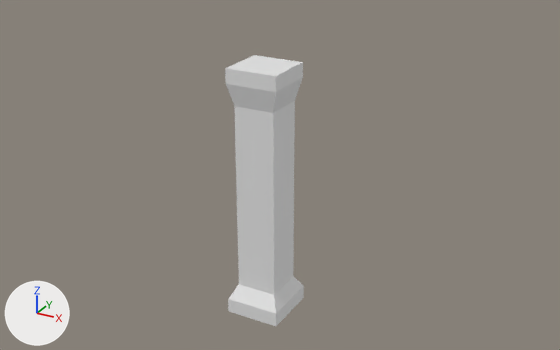
The Blender file Resources/Assets/AssetsWorkspace/wall.blend as it was, and as the next commit left it.
Before and after are seen from a camera (50 mm lens) standing at (19.0, -33.0, 24.7) and looking at (0.5, 0.7, 7.8). Every picture has the same lights, and +X, +Y and +Z are marked at lower left. The older version comes first.

Names of what the first picture shows: '立方体'.
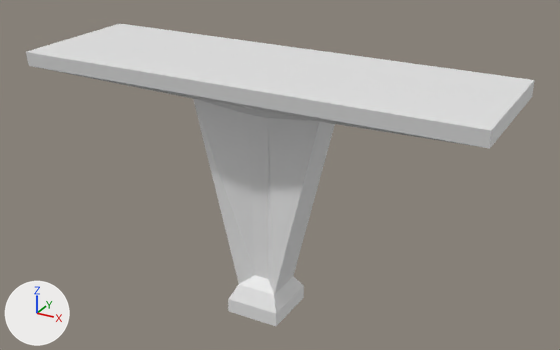
Location of each change, (x1, y1, x2, y2) in pixels of the pictures (560 x 350 px; the box of a moved part takes in the faces that stretch with it):
'立方体', reshaped (538% wider, 11% taller): before (225, 55, 304, 326); after (26, 24, 535, 326)
part 1 of me_立方体, moved or reshaped: before (225, 55, 303, 295); after (26, 24, 535, 295)

What changed in the scene script:
```text
Change me_立方体:
    used by ob_立方体; location = (0.0, 0.0, 0.0)
    remove me_立方体.from_pydata(...)  # 32 vertices, 30 faces; spans x -1.55..1.55, y -1.65..1.65, z -0.15..14.05
    add me_立方体.from_pydata(...)  # 32 vertices, 30 faces; spans x -12.49..12.49, y -3.9..3.9, z -0.15..14.05
    me_立方体 part 1: 20 of 32 vertices moved; they spanned x -1.44..1.44, y -1.43..1.43, z 1.96..14.05 and now span x -12.49..12.49, y -3.9..3.9, z 1.96..14.05; mean shift (0.0, 0.0, 0.0); largest move (-1.44, -1.43, 14.05) -> (-12.49, -3.9, 14.05)
```
